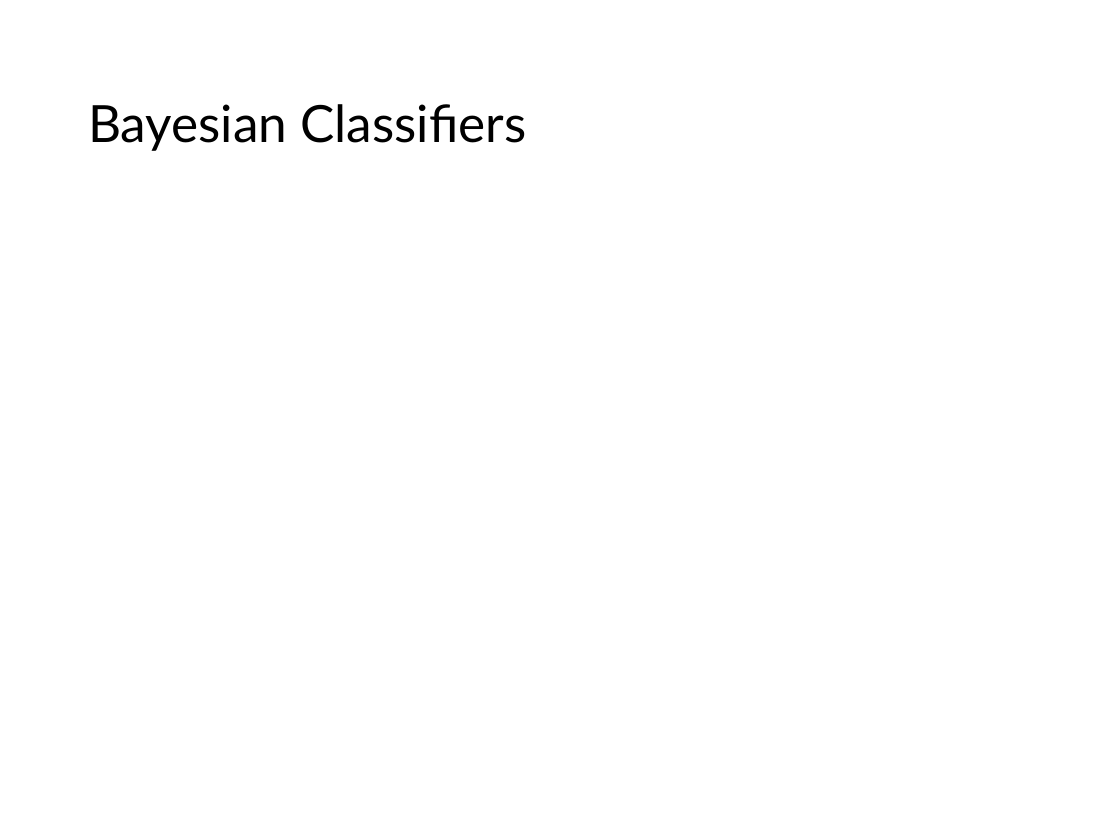
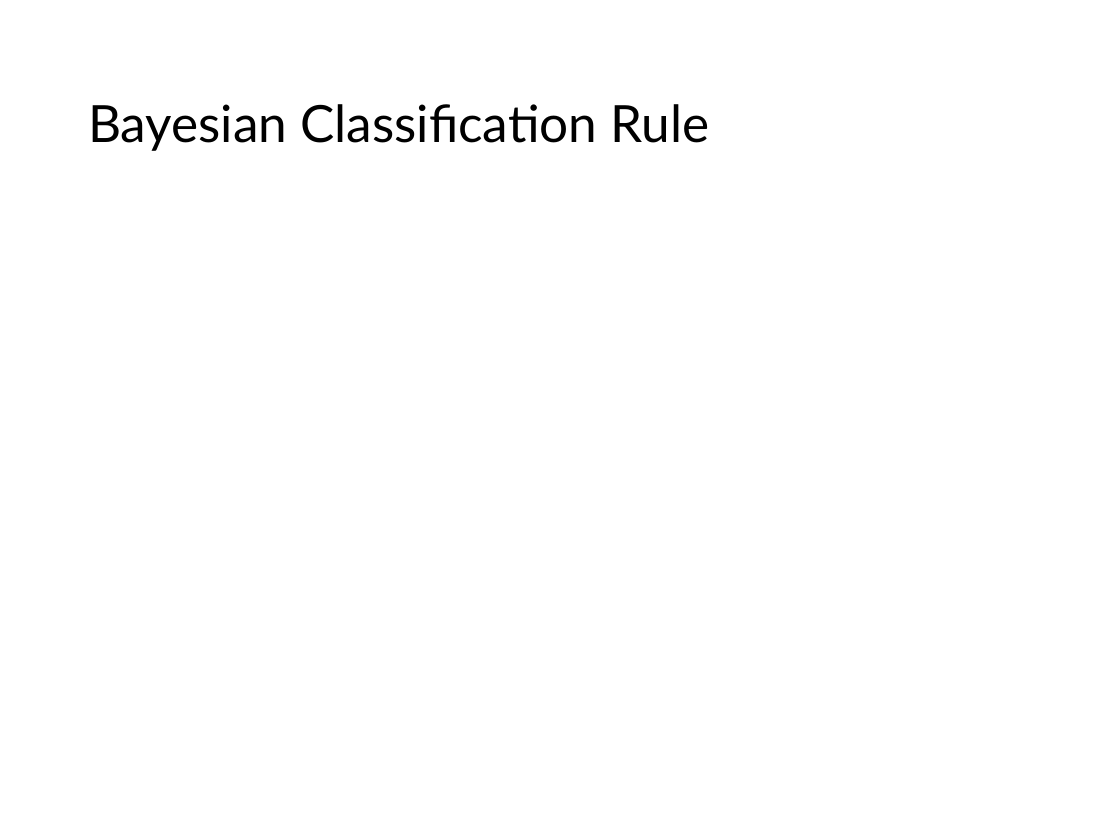
Before and after one commit to mhahsler/Introduction_to_Data_Mining_R_Examples, a slide deck: slide 20 of slides/chap4_alternative_classification.pptx. Drawn at 1120x840 pixels with LibreOffice and Linux fonts; fonts in the diff are those of the drawing; grey boxes stand for pictures. Boxes give left, top, right and bottom in pixels: in the first picture for what was removed or moved away, otherwise in the second. Text is boxed around its words. In the diff, an @@ line names an element or a change of style, - is before the commit and + after.

```diff
--- a/slides/chap4_alternative_classification.pptx
+++ b/slides/chap4_alternative_classification.pptx
@@ title at [88, 104, 710, 151]: text changed @@
-Bayesian Classifiers
+Bayesian Classification Rule
```
Also in this commit, not shown: 16 other slides changed, 3 slides added, 2 slides removed, 1 other file.
